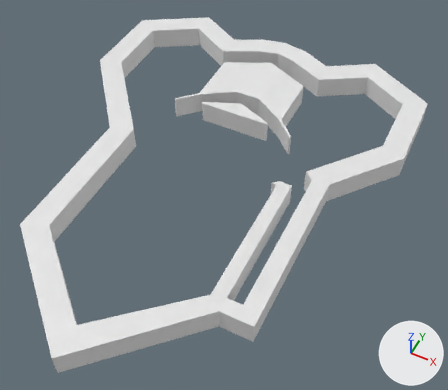
A saved change to the Blender file Assets/Sample Level/LevelModel.blend.
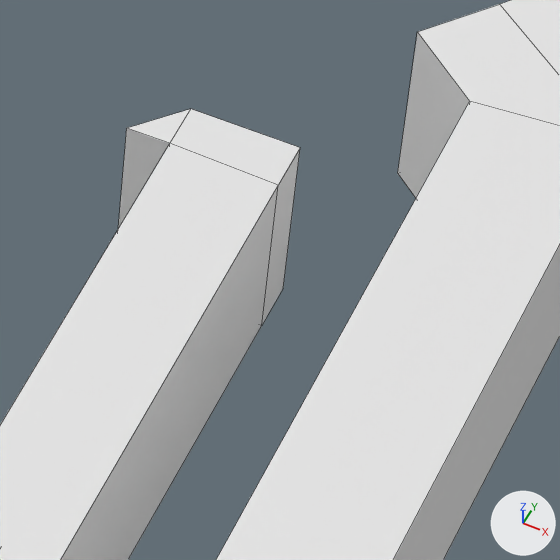
Each version appears first whole from a camera (50 mm lens) standing at (2.253, -4.019, 4.773) and looking at (0.327, -0.169, -0.039), and next in a close-up on the part from 57% to 72% of the width and 43% to 60% of the height. The lights are fixed; the arrows at lower right show +X, +Y and +Z. The close-ups show mesh edges as thin lines.

Script lines for the objects in view, before the commit:
```python
me_plane = bpy.data.meshes.new('Plane')
me_plane.from_pydata(...)  # 90 vertices, 91 faces; spans x -1.88..1.88, y -2.56..2.31, z 0.0..0.25
ob_murs = bpy.data.objects.new('Murs', me_plane)
ob_murs.location = (0.0, 0.0, 0.0)
```
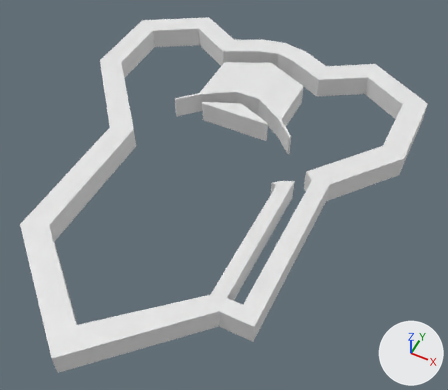
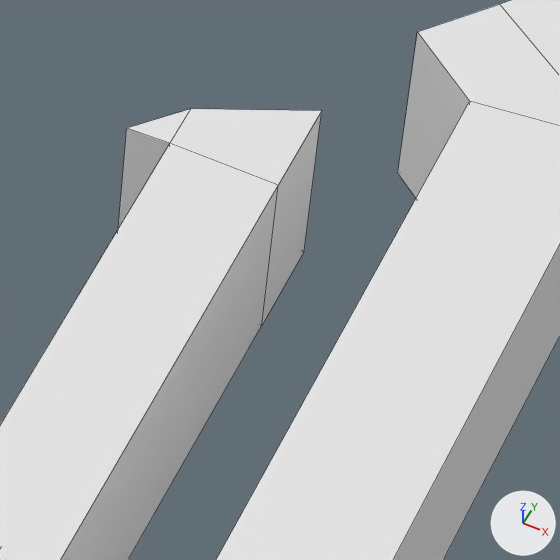
Edits to the bpy script that builds the scene:
```text
Change me_plane:
    where me_plane.from_pydata(...)  # 90 vertices, 91 faces; spans x -1.88..1.88, y -2.56..2.31, z 0.0..0.25
    used by ob_murs; location = (0.0, 0.0, 0.0)
    me_plane part 1
    me_plane.vertices[1].co: (0.99, 0.01, 0.0) -> (0.99, 0.08, 0.0)  # pixel (283, 288) -> pixel (304, 251)
    me_plane.vertices[8].co: (0.99, 0.01, 0.25) -> (0.99, 0.08, 0.25)  # pixel (300, 147) -> pixel (321, 110)
```

Changed parts and their boxes [x1, y1, x2, y2] in the close-ups (560 x 560 px; the box of a moved part takes in the faces that stretch with it):
part 1 of me_plane, moved or reshaped: before [170, 109, 300, 324]; after [170, 109, 321, 324]
